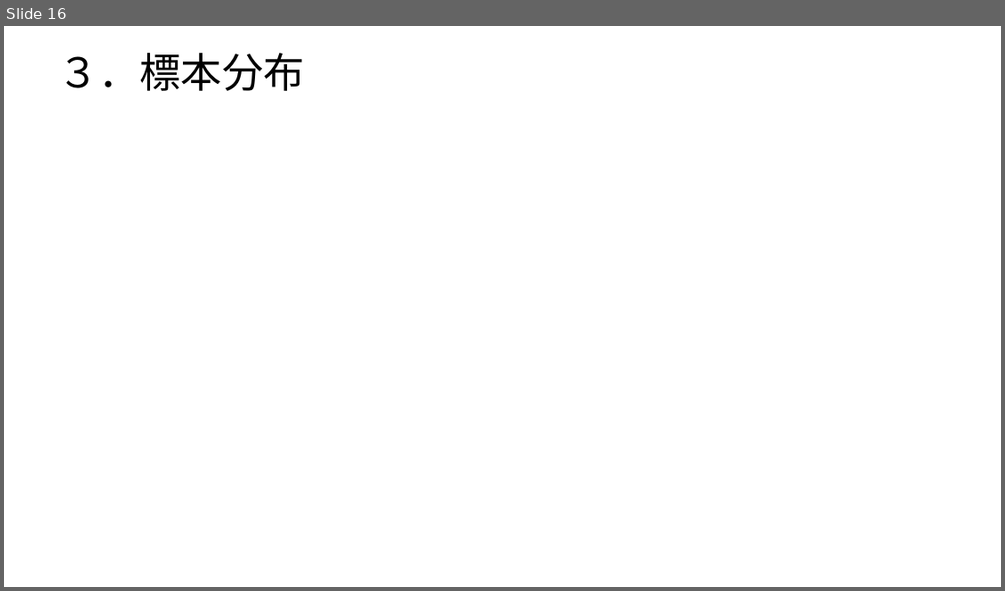
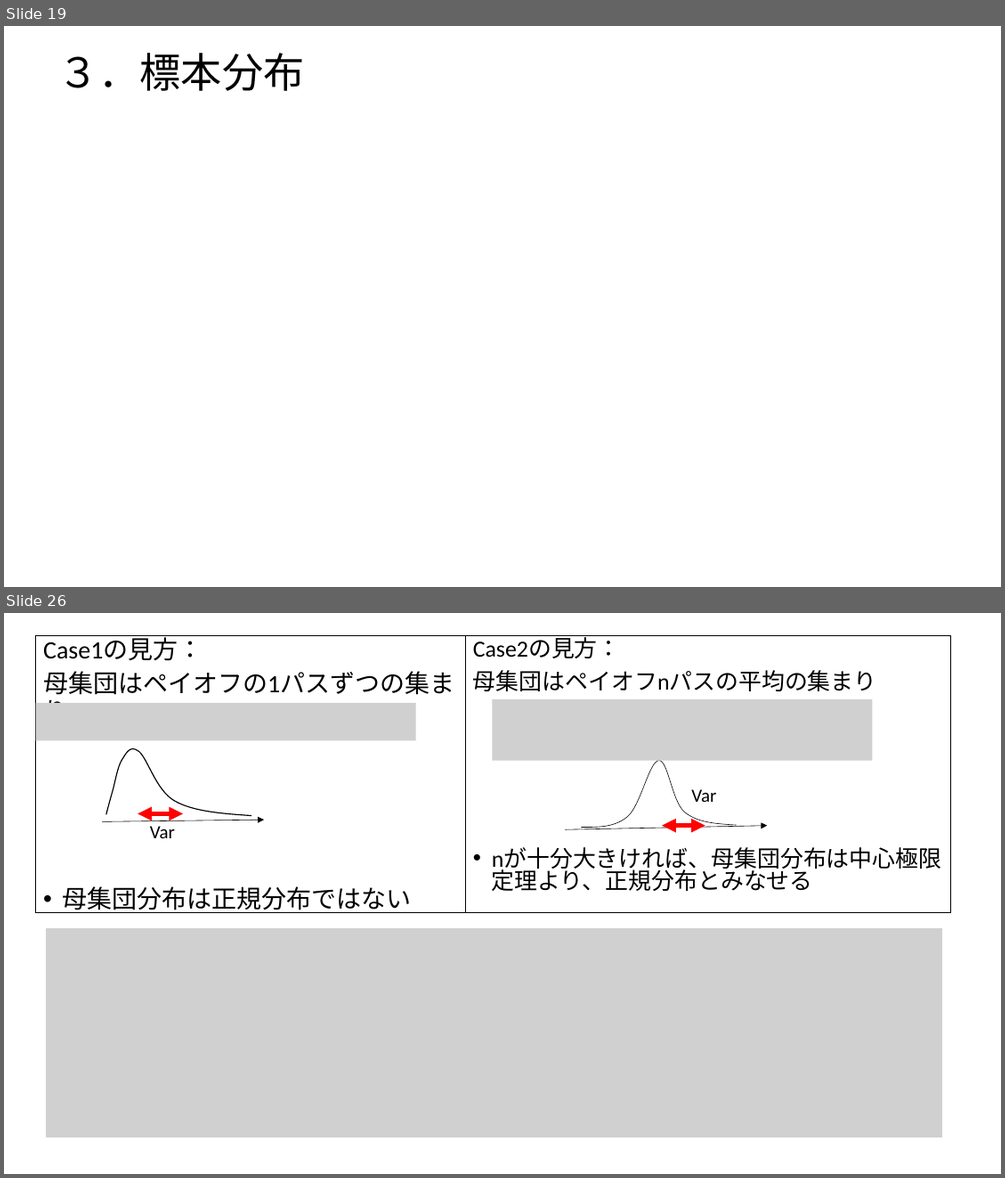
Before and after one commit to morimoto0606/Statistics, a slide deck: statistics2.pptx. Shown one above the other, each under a label of ours: slide 16 before the commit, slides 19 and 26 after it; the slides between them are not shown. The pictures are 1005x591 and 1005x1178 pixels, drawn with LibreOffice and Linux fonts; fonts in the diff are those of the drawing; grey boxes stand for pictures. Boxes give left, top, right and bottom in pixels: in the first picture for what was removed or moved away, otherwise in the second. Text is boxed around its words. In the diff, an @@ line names an element or a change of style, - is before the commit and + after.

```diff
--- a/statistics2.pptx
+++ b/statistics2.pptx
@@ slide 26 added at bbox=[4, 613, 1001, 1174], background #FFFFFF @@
@@ text added at bbox=[36, 635, 466, 912], fill #FFFFFF, outline #000000 1 pt, 24 pt, text #000000 @@
+Case1の見方：
+母集団はペイオフの1パスずつの集まり
+• 母集団分布は正規分布ではない
@@ rectangle added at bbox=[465, 635, 951, 912], outline #000000 1 pt, 22.2 pt, text #000000 @@
+Case2の見方：
+母集団はペイオフnパスの平均の集まり
+• nが十分大きければ、母集団分布は中心極限定理より、正規分布とみなせる
@@ picture added at bbox=[36, 703, 416, 740] @@
@@ picture added at bbox=[493, 699, 872, 761] @@
@@ freeform shape added at bbox=[106, 749, 251, 816], outline #000000 1 pt @@
@@ freeform shape added at bbox=[582, 761, 736, 827], outline #000000 0.5 pt @@
@@ text added at bbox=[691, 789, 716, 802], 18 pt, text #000000 @@
+Var
@@ arrow added from (102, 821) to (264, 819), #000000 0.5 pt @@
@@ double arrow added from (138, 813) to (183, 813), #FF0000 4.5 pt @@
@@ text added at bbox=[150, 826, 175, 838], 18 pt, text #000000 @@
+Var
@@ arrow added from (566, 830) to (768, 826), #000000 0.5 pt @@
@@ double arrow added from (662, 826) to (705, 826), #FF0000 4.5 pt @@
@@ picture added at bbox=[46, 928, 943, 1137] @@
@@ what was slide 16 is now slide 19 @@
```
Also in this commit, not shown: 1 slide changed, 11 other slides added, 1 other file.
